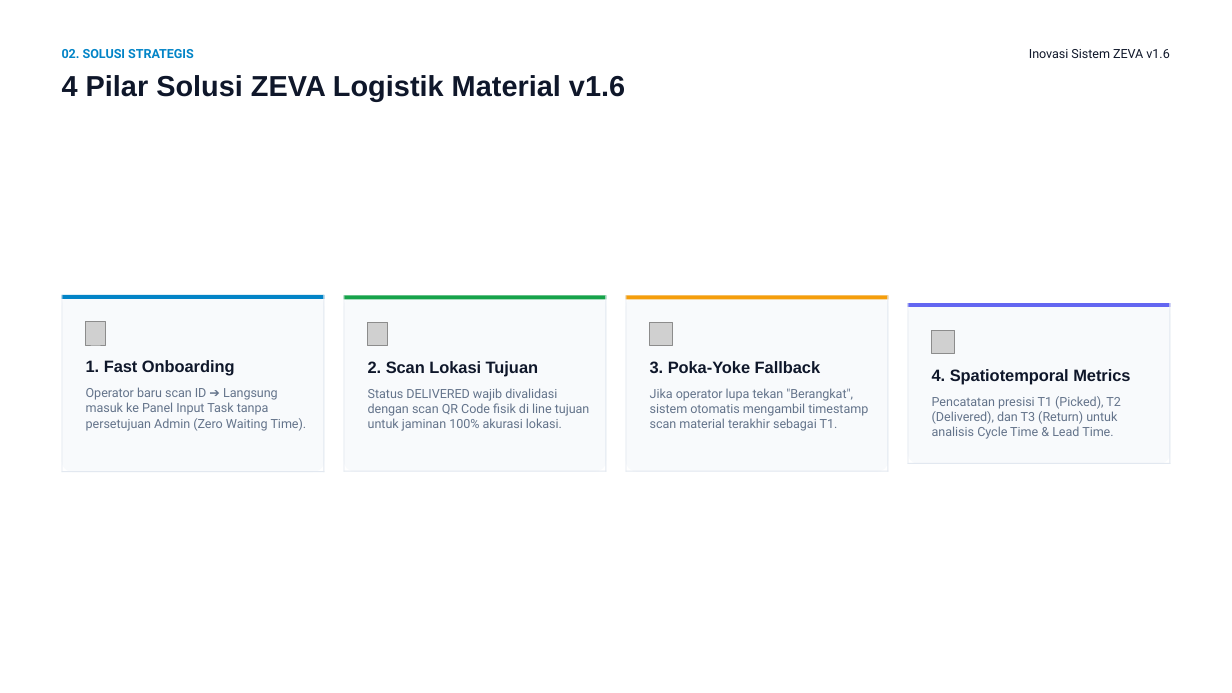
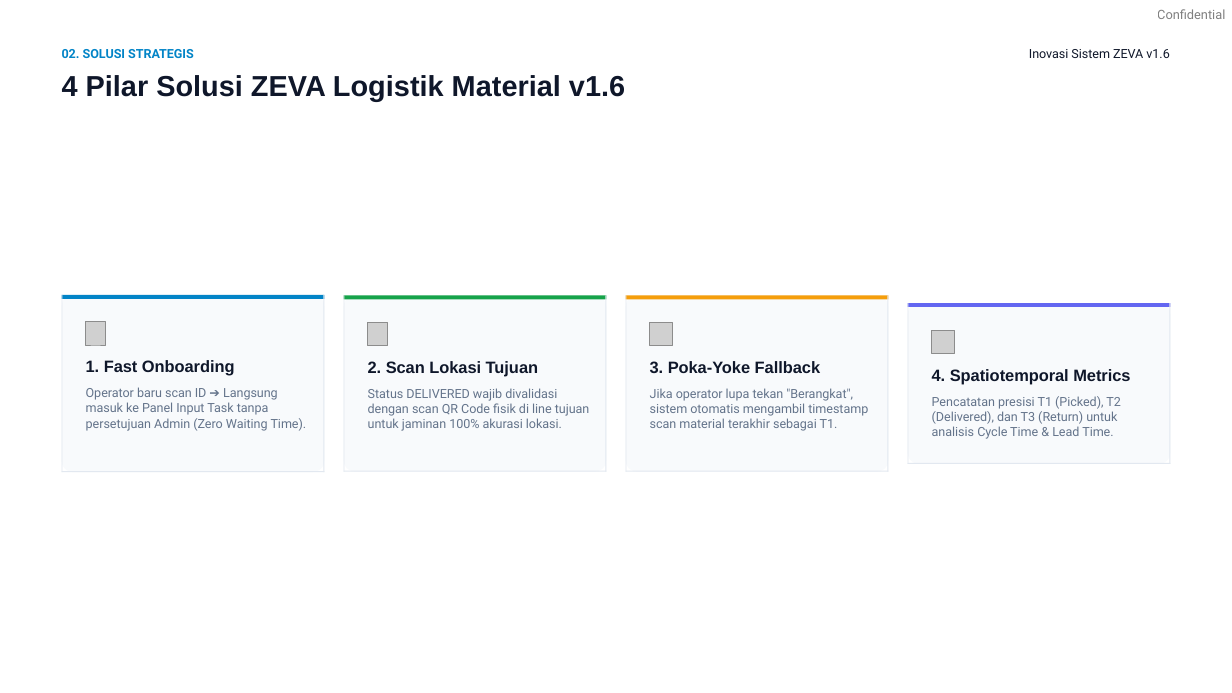
Before and after one commit to aries-arh/zlog, a slide deck: slide 3 of Proposal ZEVA Logistik Material v1.6 (GM Executive Version).pptx. Drawn at 1232x693 pixels with LibreOffice and Linux fonts; fonts in the diff are those of the drawing; grey boxes stand for pictures. Boxes give left, top, right and bottom in pixels: in the first picture for what was removed or moved away, otherwise in the second. Text is boxed around its words. In the diff, an @@ line names an element or a change of style, - is before the commit and + after.

```diff
--- a/Proposal ZEVA Logistik Material v1.6 (GM Executive Version).pptx
+++ b/Proposal ZEVA Logistik Material v1.6 (GM Executive Version).pptx
@@ text added at <box>1157,9,1225,19</box>, 10 pt, text #000000 at 50% opacity @@
+Confidential
```
Also in this commit, not shown: 6 other slides changed.
